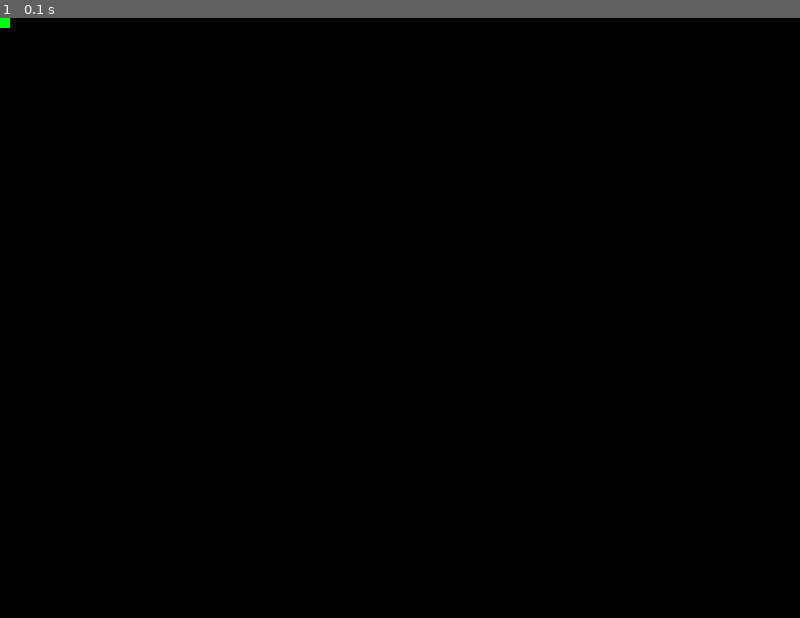
Above: before the commit, frame 1.
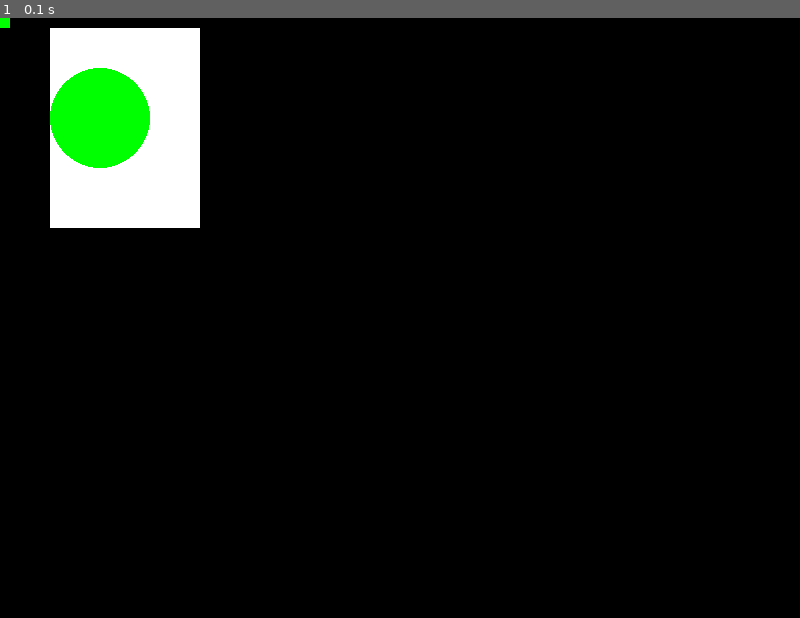
Above: after the commit, the same moment.

Repository: teacherubial/programming-2-a2
Game: pygame game, started from pygame/rectangle_practice.py
Same seed, same stepped clock (60 frames per second), same inputs: the game is played once before the commit and once after it.
Inputs:
- Up to frame 1 (0.1 s): no input

The runs differ from the first frame. In frame 1, 6.2% of the frame differs, in the area x 6-25%, y 1-35%.

Commit message:
Two blocks created

Diff:
--- a/pygame/rectangle_practice.py
+++ b/pygame/rectangle_practice.py
@@ -36,6 +36,14 @@
     clock = pygame.time.Clock()
 
     rectangle = Rectangle()
+    # TODO: CREATE ANOTHER RECTANGLE
+    #    CHANGE ITS PROPERTIES
+    #    reminder use .notation to change properties
+    #    i.e. rectangle_two.x = 100
+    rectangle_two = Rectangle()
+    rectangle_two.width, rectangle_two.height = (150, 200)
+    rectangle_two.x, rectangle_two.y = (50, 10)
+    rectangle_two.colour = WHITE
 
     # ----- MAIN LOOP
     while not done:
@@ -49,6 +57,8 @@
         # ----- DRAW
         screen.fill(BLACK)
         pygame.draw.rect(screen, rectangle.colour, (rectangle.x, rectangle.y, rectangle.width, rectangle.height))
+        pygame.draw.rect(screen, rectangle_two.colour, (rectangle_two.x, rectangle_two.y, rectangle_two.width, rectangle_two.height))
+        pygame.draw.circle(screen, (0, 255, 0), (100, 100), 50)
 
         # ----- UPDATE
         pygame.display.flip()
